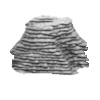
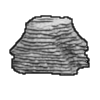
Layers edited between the first and the second w=100, h=100 image:
showed "line", painted on it over [9, 15, 90, 76]
